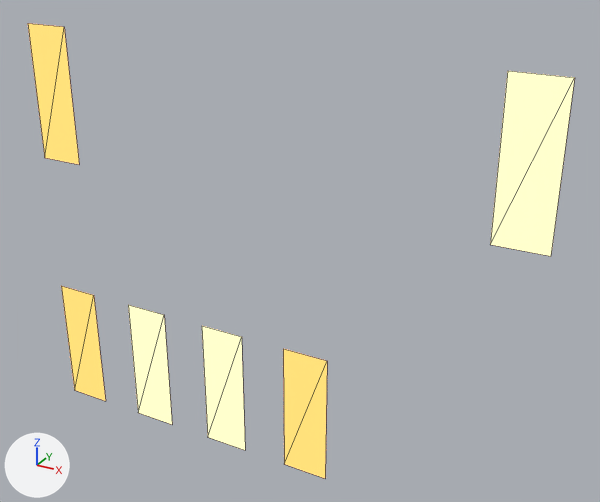
What one commit did to the glTF model games/harbor-heat/src/art/window-lights-2.glb.
Camera for both pictures: a camera (50 mm lens) standing at (0.655, -1.057, 1.11) and looking at (0.049, 0.044, 0.559). The axes (+X, +Y, +Z) are drawn at lower left. The lights are the same throughout. The picture after the commit comes second. Mesh edges are drawn as thin lines. Where no turn or scale is listed for an object, it has been applied to the vertices.

The first picture shows 'window amber', 'window warm'.
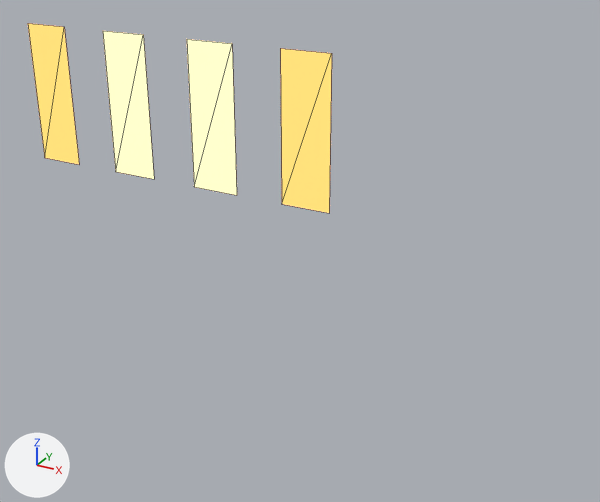
Where the change shows, as pixel boxes (x1, y1, x2, y2) in the pictures (600 x 502 px; the box of a moved part takes in the faces that stretch with it):
'window warm', reshaped (70% narrower, 57% shorter)
    before: (128, 71, 575, 450)
    after: (103, 31, 237, 195)
'window amber', reshaped (58% shorter)
    before: (28, 23, 327, 478)
    after: (28, 23, 332, 213)
part 1 of me_mesh_0, moved or reshaped
    before: (283, 349, 327, 478)
    after: (280, 48, 332, 213)
part 2 of me_mesh_0, deleted
    before: (61, 286, 106, 401)
part 3 of me_mesh_1, moved or reshaped
    before: (128, 305, 172, 424)
    after: (103, 31, 154, 179)
part 4 of me_mesh_1, moved or reshaped
    before: (202, 326, 245, 450)
    after: (187, 39, 237, 195)
part 5 of me_mesh_1, deleted (beige)
    before: (490, 71, 575, 256)

Patch to the scene script:
```diff
--- a/games/harbor-heat/src/art/window-lights-2.glb.py
+++ b/games/harbor-heat/src/art/window-lights-2.glb.py
@@ me_mesh_0 @@
 # used by ob_window_amber; location = (0.0, 0.0, 0.0)
-me_mesh_0.from_pydata(...)  # 12 vertices, 6 faces; spans x -0.458..0.125, y 0.0, z 0.155..0.895
+me_mesh_0.from_pydata(...)  # 8 vertices, 4 faces; spans x -0.458..0.125, y 0.0, z 0.655..0.895
+# me_mesh_0 part 1: the loose piece of 4 vertices spanning x 0.042..0.125, y 0.0, z 0.155..0.395 is moved by (0.0, 0.0, 0.5)
+# me_mesh_0 part 2: the loose piece of 4 vertices spanning x -0.458..-0.375, y 0.0, z 0.155..0.395 is deleted
 me_mesh_0.materials.append(mat_window_amber)
@@ me_mesh_1 @@
 # used by ob_window_warm; location = (0.0, 0.0, 0.0)
-me_mesh_1.from_pydata(...)  # 12 vertices, 6 faces; spans x -0.292..0.458, y 0.0, z 0.155..0.895
+me_mesh_1.from_pydata(...)  # 8 vertices, 4 faces; spans x -0.292..-0.042, y 0.0, z 0.655..0.895
+# me_mesh_1 part 3: the loose piece of 4 vertices spanning x -0.292..-0.208, y 0.0, z 0.155..0.395 is moved by (0.0, 0.0, 0.5)
+# me_mesh_1 part 4: the loose piece of 4 vertices spanning x -0.125..-0.042, y 0.0, z 0.155..0.395 is moved by (0.0, 0.0, 0.5)
+# me_mesh_1 part 5: the loose piece of 4 vertices spanning x 0.375..0.458, y 0.0, z 0.655..0.895 is deleted
 me_mesh_1.materials.append(mat_window_warm)
```
